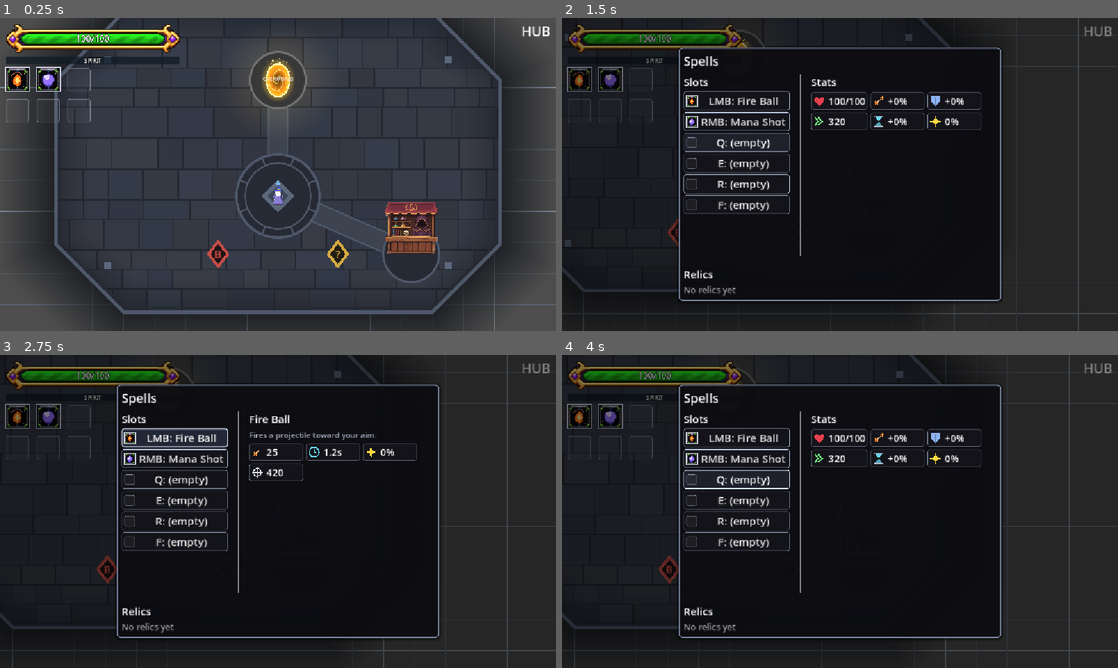
Above: before the commit, frames 1-4 (two rows, left to right).
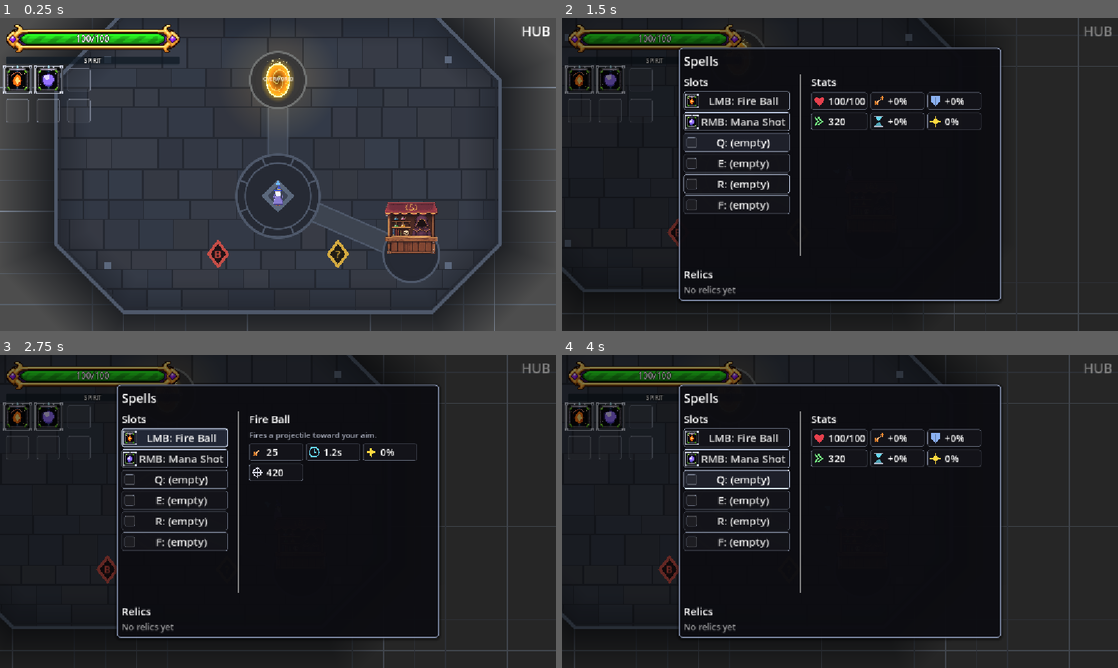
Above: after the commit, the same moments.

Repository: BestestGameStudio/gangU
Game: Godot game, scene res://game/core/main.tscn
Same seed, same stepped clock (60 frames per second), same inputs: the game is played once before the commit and once after it. Sound files missing from this copy of the repository are replaced by a short silence.
Inputs (mouse positions are in pixels of both pictures, inside the frame that each line leads up to):
- Up to frame 1 (0.25 s): no input
- Up to frame 2 (1.5 s): tap Enter at 0.5 s; move the mouse to (962, 158) at 0.52 s; hold D (move_right) 0.53-1.25 s; hold Tab (equip_panel) 0.53-1.25 s; click (962, 158) at 0.67 s; drag from (728, 190) to (756, 58) at 1.27 s
- Up to frame 3 (2.75 s): click "LMB: Fire Ball" at 2 s
- Up to frame 4 (4 s): click "RMB: Mana Shot" at 2.75 s; click "Q: (empty)" at 3.5 s

The runs differ from the first frame. In frame 1, 0.3% of the frame differs, in the area x 0-12%, y 15-25%; in frame 2, 0.3%, in the area x 0-25%, y 15-36%; in frame 3, 0.3%; in frame 4, 0.3%.

Commit message:
#700: ornate SpriteU tier frames for upgrade cards and spell icons
SpriteU-generated frame art (tools/gen_tier_frames.py, read-only local run):
- assets/sprites/ui/icon-frame-{silver,gold,red,purple}.png: 48x48 frames,
  transparent interior, corner studs + top crest gem, one colorway per tier.
- assets/sprites/ui/card-frame-*.png: 48x64 nine-patch card frames
  (margins L/R12 T13 B4), ornate top bar.
Palettes are exact UiStyle.RANK_COLORS colorways (Daniel reference frames:
steel/gold/red/purple).

Integration:
- SpellRankBorder now blits the tier frame texture (same set_tier API),
  replacing the code-drawn squares; hotbar/panel icons unchanged otherwise.
- UpgradeCard gains set_border_tier() showing the nine-patch card frame;
  EquipPanel calls it in place of set_border_color for upgrade cards.
Full suite 39/39.

Diff:
--- a/game/ui/equip_panel.gd
+++ b/game/ui/equip_panel.gd
@@ -455,7 +455,7 @@
 				description = "Upgrade content is not available yet."
 			b.setup(str(_path_field(path, &"display_name")) + _tier_suffix(path), description, needs_token)
 			# #451: border in the color of the tier this upgrade leads into.
-			b.set_border_color(UiStyle.RANK_COLORS[_path_tier(path)])
+			b.set_border_tier(_path_tier(path))
 			var pid: Variant = _path_field(path, &"id")
 			if needs_token:
 				b.pressed.connect(func() -> void: _on_token_upgrade_pressed(pid))
--- a/game/ui/spell_rank_border.gd
+++ b/game/ui/spell_rank_border.gd
@@ -1,18 +1,25 @@
 class_name SpellRankBorder
 extends Control
-## #255: code-drawn rank border around a SpellIcon. Color and shape follow the
-## owned spell's upgrade tier (SpellProgress.get_tier): every tier keeps the
-## tier below's shape and adds one element, so rank reads from shape alone.
-##   0 Base           silver  plain frame
-##   1 Specialization gold    + square corner studs
-##   2 Mastery        red     double frame (darker inner line) + diamond studs
-##   3 Signature      purple  + dark outer halo, L corner brackets, top gem
-## The frame sits just OUTSIDE the icon rect so it never covers the art's own
-## baked frame; studs/brackets reach a few px further (inside the row/grid
-## gaps). tier = NONE hides it (empty slots, shop, directory).
+## #255: rank border around a SpellIcon, in the owned spell's upgrade tier
+## color (SpellProgress.get_tier): 0 Base silver, 1 Specialization gold,
+## 2 Mastery red, 3 Signature purple.
+## #700: the code-drawn frames are replaced by ornate SpriteU frame art
+## (assets/sprites/ui/icon-frame-*.png, generated by SpriteU
+## tools/gen_tier_frames.py): a 3-tone metal frame with a top crest gem and
+## corner studs, one colorway per tier, palette-true to UiStyle.RANK_COLORS.
+## The frame's interior is transparent, so the icon art shows through; it is
+## drawn slightly LARGER than the icon rect so its rails wrap the icon's own
+## baked frame. tier = NONE hides it (empty slots, shop, directory).
 
 const NONE := -1
 const MAX_TIER := 3
+
+const TIER_FRAMES: Array[Texture2D] = [
+	preload("res://assets/sprites/ui/icon-frame-silver.png"),
+	preload("res://assets/sprites/ui/icon-frame-gold.png"),
+	preload("res://assets/sprites/ui/icon-frame-red.png"),
+	preload("res://assets/sprites/ui/icon-frame-purple.png"),
+]
 
 var tier := NONE
 
@@ -37,61 +44,13 @@
 func color() -> Color:
 	return UiStyle.RANK_COLORS[tier] if tier != NONE else Color.TRANSPARENT
 
-## Outermost extent of the drawing past the icon rect, per side, in px.
+## Outermost extent of the drawing past the icon rect, per side, in px: the
+## frame's 3 px rails (in art pixels) scaled by the pixel unit.
 func overhang() -> float:
-	var u := unit()
-	match tier:
-		0:
-			return u
-		1:
-			return 1.5 * u
-		2:
-			return 2.5 * u
-		3:
-			return 3.0 * u
-	return 0.0
+	return 3.0 * unit()
 
 func _draw() -> void:
 	if tier == NONE:
 		return
-	var u := unit()
-	var c := color()
-	var r := Rect2(Vector2.ZERO, size)
-	if tier >= 3:
-		_frame(r.grow(2.0 * u), u, UiStyle.RANK_HALO)
-	_frame(r.grow(u), u, c)
-	if tier >= 2:
-		_frame(r, u, c.darkened(0.45))
-	var corners := [r.position, Vector2(r.end.x, r.position.y), r.end, Vector2(r.position.x, r.end.y)]
-	if tier == 1:
-		for p: Vector2 in corners:
-			draw_rect(Rect2(p - Vector2(1.5, 1.5) * u, Vector2(3, 3) * u), c)
-	if tier >= 2:
-		for p: Vector2 in corners:
-			_diamond(p, 2.5 * u, c)
-	if tier >= 3:
-		var arm := roundf(minf(size.x, size.y) * 0.3)
-		var out := r.grow(3.0 * u) # bracket line rides the halo's outer edge
-		var dirs := [Vector2(1, 1), Vector2(-1, 1), Vector2(-1, -1), Vector2(1, -1)]
-		var outer := [out.position, Vector2(out.end.x, out.position.y), out.end, Vector2(out.position.x, out.end.y)]
-		for i in 4:
-			var p: Vector2 = outer[i]
-			var d: Vector2 = dirs[i]
-			# Horizontal and vertical arms, each u thick, pointing inward.
-			draw_rect(Rect2(p, Vector2(d.x * arm, d.y * u)).abs(), c)
-			draw_rect(Rect2(p, Vector2(d.x * u, d.y * arm)).abs(), c)
-		var gem := Vector2(r.get_center().x, r.position.y - u)
-		_diamond(gem, 2.0 * u, c.lightened(0.35))
-		_diamond(gem, 1.0 * u, Color.WHITE)
-
-## Square outline of thickness t whose OUTER edge is rect.
-func _frame(rect: Rect2, t: float, col: Color) -> void:
-	draw_rect(Rect2(rect.position, Vector2(rect.size.x, t)), col)
-	draw_rect(Rect2(Vector2(rect.position.x, rect.end.y - t), Vector2(rect.size.x, t)), col)
-	draw_rect(Rect2(Vector2(rect.position.x, rect.position.y + t), Vector2(t, rect.size.y - 2.0 * t)), col)
-	draw_rect(Rect2(Vector2(rect.end.x - t, rect.position.y + t), Vector2(t, rect.size.y - 2.0 * t)), col)
-
-func _diamond(center: Vector2, radius: float, col: Color) -> void:
-	draw_colored_polygon(PackedVector2Array([
-		center + Vector2(0, -radius), center + Vector2(radius, 0),
-		center + Vector2(0, radius), center + Vector2(-radius, 0)]), col)
+	var m := overhang()
+	draw_texture_rect(TIER_FRAMES[tier], Rect2(Vector2(-m, -m), size + Vector2(2.0 * m, 2.0 * m)), false)
--- a/game/ui/upgrade_card.gd
+++ b/game/ui/upgrade_card.gd
@@ -9,6 +9,17 @@
 var splash: Control
 var _content: VBoxContainer
 var border_color: Color = UiStyle.B_ACCENT
+
+## #700: ornate SpriteU card frame (assets/sprites/ui/card-frame-*.png,
+## generated by SpriteU tools/gen_tier_frames.py): nine-patch with a
+## transparent interior, one colorway per upgrade tier (UiStyle.RANK_COLORS).
+const TIER_FRAMES: Array[Texture2D] = [
+	preload("res://assets/sprites/ui/card-frame-silver.png"),
+	preload("res://assets/sprites/ui/card-frame-gold.png"),
+	preload("res://assets/sprites/ui/card-frame-red.png"),
+	preload("res://assets/sprites/ui/card-frame-purple.png"),
+]
+var _frame: NinePatchRect
 
 class PlaceholderSplash extends Control:
 	var tint := Color(0.95, 0.75, 0.25)
@@ -66,6 +77,17 @@
 	for child: Control in find_children("*", "Control", true, false):
 		child.mouse_filter = Control.MOUSE_FILTER_IGNORE
 
+	_frame = NinePatchRect.new()
+	_frame.name = "TierFrame"
+	_frame.set_anchors_and_offsets_preset(Control.PRESET_FULL_RECT)
+	_frame.mouse_filter = Control.MOUSE_FILTER_IGNORE
+	_frame.patch_margin_left = 12
+	_frame.patch_margin_right = 12
+	_frame.patch_margin_top = 13
+	_frame.patch_margin_bottom = 4
+	_frame.visible = false
+	add_child(_frame)
+
 func setup(upgrade_name: String, description: String, use_token: bool, tint: Color = UiStyle.B_ACCENT) -> void:
 	name_label.text = upgrade_name
 	description_label.text = description
@@ -80,6 +102,15 @@
 func set_border_color(color: Color) -> void:
 	border_color = color
 	UiStyle.style_button(self, color, 10)
+
+## #700: show the ornate SpriteU card frame in the tier colorway instead of
+## the flat code-drawn border. tier indexes TIER_FRAMES / RANK_COLORS.
+func set_border_tier(tier: int) -> void:
+	if _frame == null:
+		return
+	_frame.texture = TIER_FRAMES[clampi(tier, 0, TIER_FRAMES.size() - 1)]
+	_frame.visible = true
+	UiStyle.style_button(self, UiStyle.B_DIM, 10)
 
 func _process(_delta: float) -> void:
 	_fit_content()
Binary file added: assets/sprites/ui/card-frame-gold.png
Not shown, added: assets/sprites/ui/card-frame-gold.png.import
Binary file added: assets/sprites/ui/card-frame-purple.png
Not shown, added: assets/sprites/ui/card-frame-purple.png.import
Binary file added: assets/sprites/ui/card-frame-red.png
Not shown, added: assets/sprites/ui/card-frame-red.png.import
Binary file added: assets/sprites/ui/card-frame-silver.png
Not shown, added: assets/sprites/ui/card-frame-silver.png.import
Binary file added: assets/sprites/ui/icon-frame-gold.png
Not shown, added: assets/sprites/ui/icon-frame-gold.png.import
Binary file added: assets/sprites/ui/icon-frame-purple.png
Not shown, added: assets/sprites/ui/icon-frame-purple.png.import
(and 4 more such lines)
